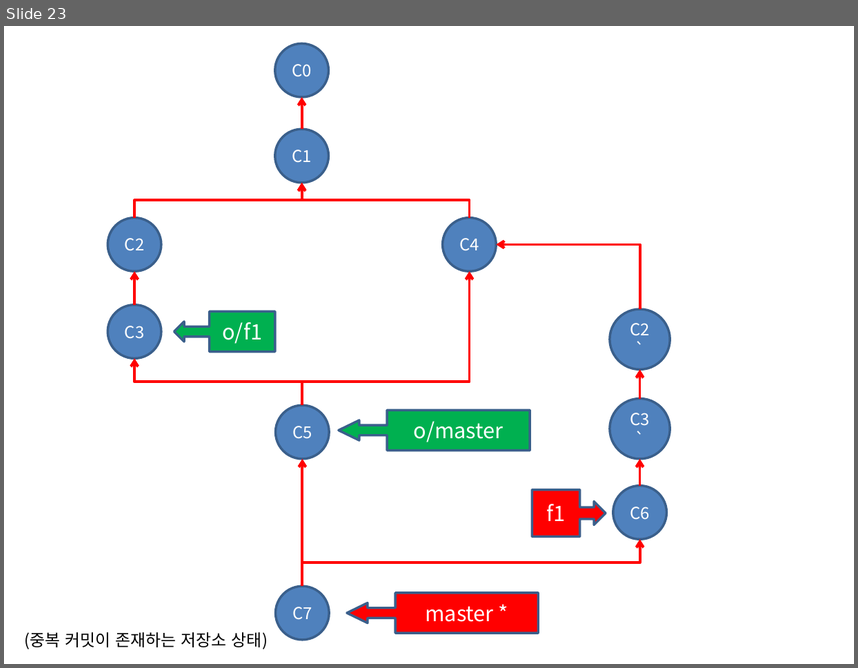
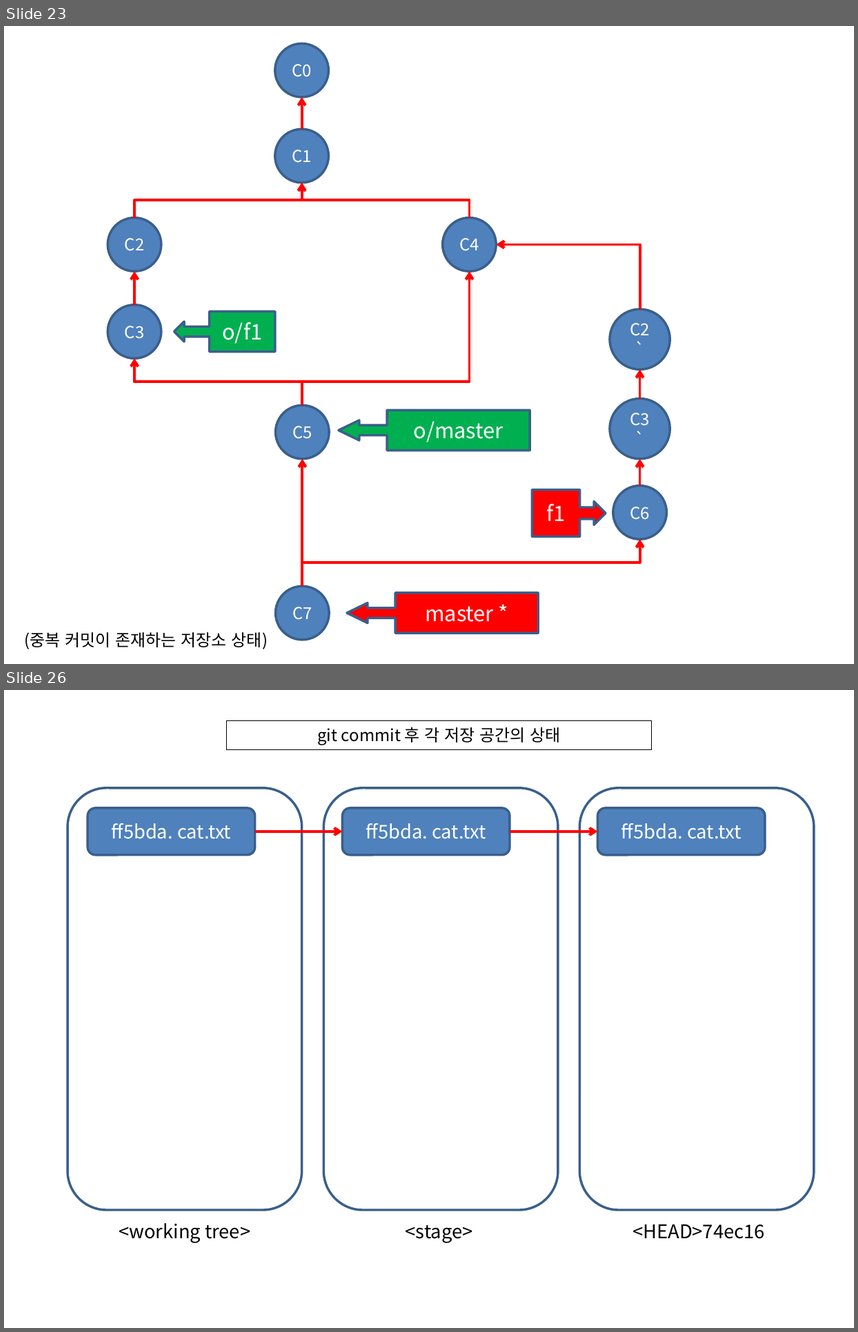
Before and after one commit to devToroko/git_study, a slide deck: 이미지작업.pptx. Shown one above the other, each under a label of ours: slide 23 before the commit, slides 23 and 26 after it; the slides between them are not shown. The pictures are 858x668 and 858x1332 pixels, drawn with LibreOffice and Linux fonts; fonts in the diff are those of the drawing. Boxes give left, top, right and bottom in pixels: in the first picture for what was removed or moved away, otherwise in the second. Text is boxed around its words. In the diff, an @@ line names an element or a change of style, - is before the commit and + after.

```diff
--- a/이미지작업.pptx
+++ b/이미지작업.pptx
@@ slide 26 added at <box>4,690,854,1328</box>, background #FFFFFF @@
@@ rectangle added at <box>227,720,652,749</box>, outline #000000 0.75 pt, 14 pt, text #000000 @@
+git commit 후 각 저장 공간의 상태
@@ rounded rectangle added at <box>67,788,302,1210</box>, outline #3A5F8C 2 pt @@
@@ rounded rectangle added at <box>323,788,558,1210</box>, outline #3A5F8C 2 pt @@
@@ rounded rectangle added at <box>579,788,814,1210</box>, outline #3A5F8C 2 pt @@
@@ rounded rectangle added at <box>87,808,254,855</box>, fill #4F81BD, outline #3A5F8C 2 pt, 16 pt, text #FFFFFF @@
+ff5bda. cat.txt
@@ rounded rectangle added at <box>342,808,510,855</box>, fill #4F81BD, outline #3A5F8C 2 pt, 16 pt, text #FFFFFF @@
+ff5bda. cat.txt
@@ rounded rectangle added at <box>597,808,765,855</box>, fill #4F81BD, outline #3A5F8C 2 pt, 16 pt, text #FFFFFF @@
+ff5bda. cat.txt
@@ arrow added from (254, 831) to (342, 831), #FF0000 2.25 pt @@
@@ arrow added from (510, 831) to (597, 831), #FF0000 2.25 pt @@
@@ text added at <box>119,1223,250,1243</box>, 16 pt, text #000000 @@
+<working tree>
@@ text added at <box>406,1225,473,1243</box>, 16 pt, text #000000 @@
+<stage>
@@ text added at <box>633,1224,764,1239</box>, 16 pt, text #000000 @@
+<HEAD>74ec16
```
Also in this commit, not shown: 6 other slides added, 30 other files.
